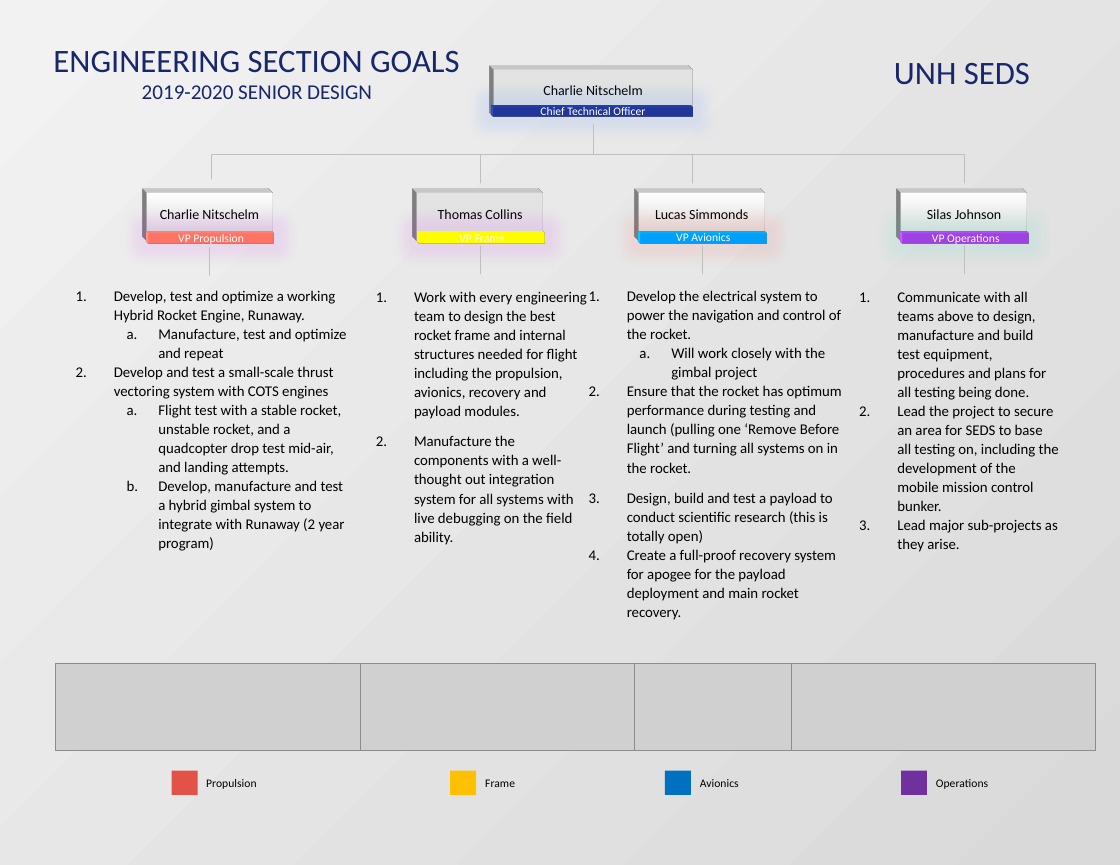
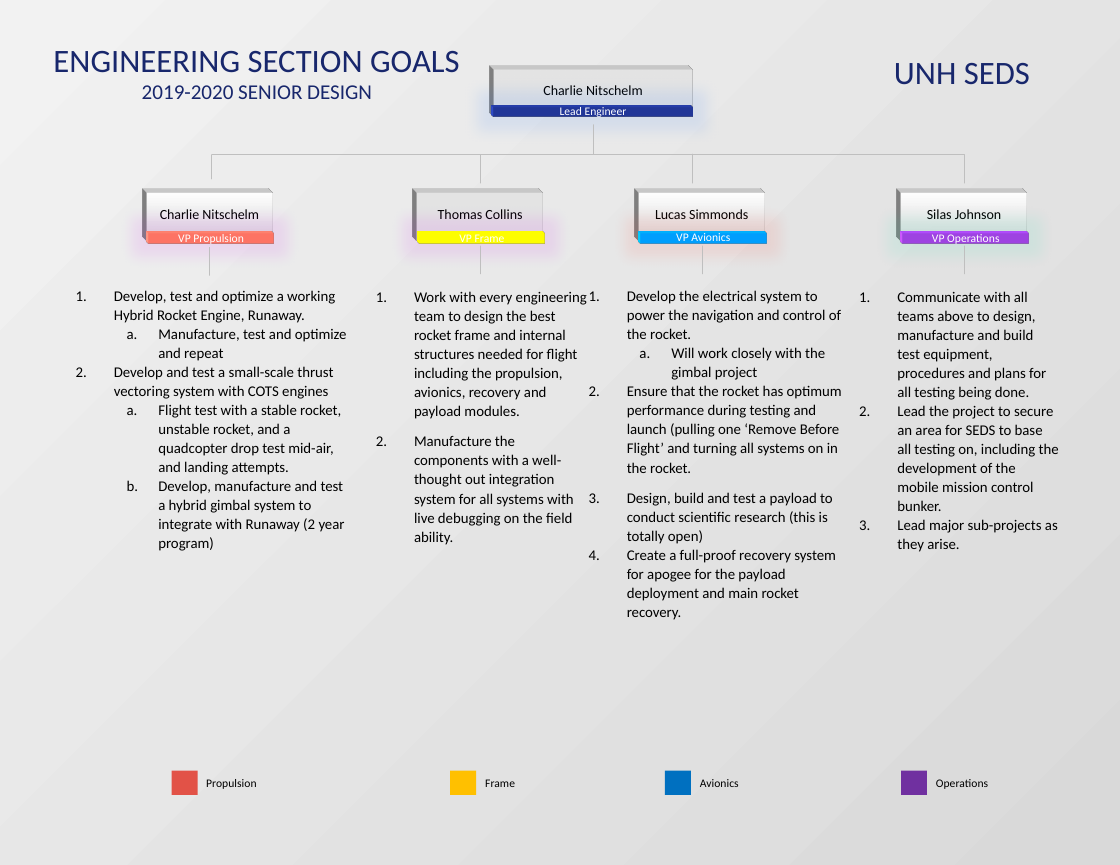
Before and after one commit to Maeswoon/UNHSEDS, a slide deck: slide 3 of Engineering/2019-2020/Engineering Management/Engineering Organization Chart.pptx (slide 2 before the commit). Drawn at 1120x865 pixels with LibreOffice and Linux fonts; fonts in the diff are those of the drawing; grey boxes stand for pictures; background and template pictures are left out. Boxes give left, top, right and bottom in pixels: in the first picture for what was removed or moved away, otherwise in the second. Text is boxed around its words. In the diff, an @@ line names an element or a change of style, - is before the commit and + after.

```diff
--- a/Engineering/2019-2020/Engineering Management/Engineering Organization Chart.pptx
+++ b/Engineering/2019-2020/Engineering Management/Engineering Organization Chart.pptx
@@ text in rectangle at <box>560,107,627,119</box>: text changed @@
-Chief Technical Officer
+Lead Engineer
@@ group removed at <box>56,664,1096,751</box>: 4 pictures @@
```
Also in this commit, not shown: 2 other slides changed, 1 slide added.
